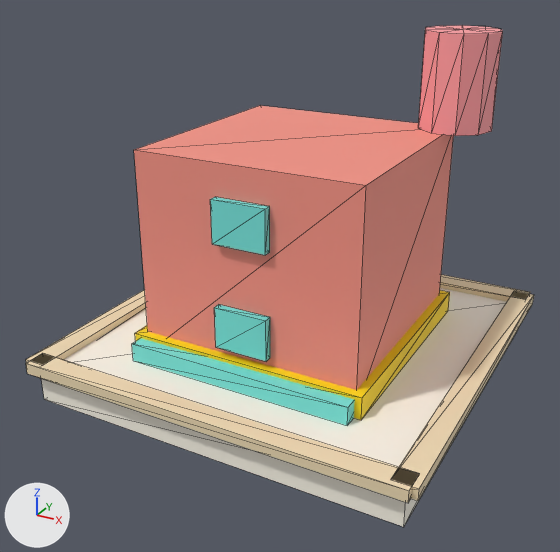
The glTF model public/models/city.studio.glb as it was, and as the next commit left it.
Camera for both pictures: a 50 mm lens placed at (1.77, -3.46, 2.24), pointed at (-0.04, -0.17, 0.6). The lights are fixed; the arrows at lower left show +X, +Y and +Z. The older version comes first. Mesh edges are drawn as thin lines.

Names of what the first picture shows: 'city.studio'.
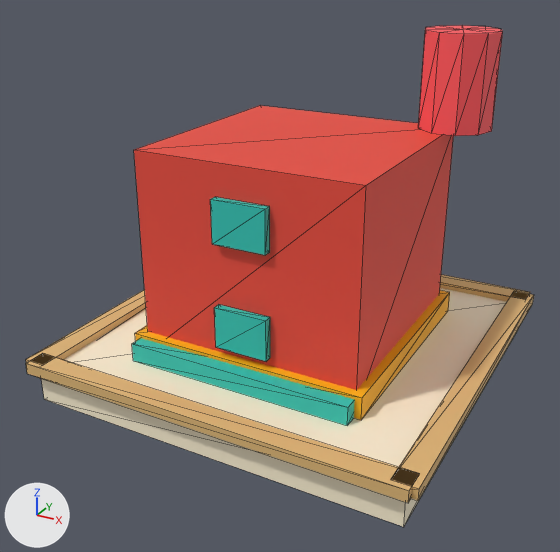
Edits to the scene script, one JSON object a line:
```json
{"op": "set", "path": "mat_ringedge.base_color", "old": "(0.878, 0.722, 0.471)", "new": "(0.745, 0.479, 0.188)", "note": "beige #f1ddb7 -> beige #e0b878"}
{"op": "set", "path": "mat_groupred.base_color", "old": "(0.914, 0.294, 0.235)", "new": "(0.815, 0.0704, 0.0452)", "note": "pink #f59485 -> red #e94b3c"}
{"op": "set", "path": "mat_accentsecondary.base_color", "old": "(1.0, 0.706, 0.0)", "new": "(1.0, 0.456, 0.0)", "note": "yellow #ffdb00 -> yellow #ffb400"}
{"op": "set", "path": "mat_accentcool.base_color", "old": "(0.18, 0.769, 0.714)", "new": "(0.0273, 0.552, 0.468)", "note": "cyan #76e3dc -> cyan #2ec4b6"}
{"op": "set", "path": "mat_accentprimary.base_color", "old": "(1.0, 0.353, 0.373)", "new": "(1.0, 0.102, 0.114)", "note": "pink #ffa0a4 -> red #ff5a5f"}
```

Changed parts and their boxes [x1, y1, x2, y2] in the pictures (560 x 552 px):
```json
{"object": "city.studio", "change": "recoloured", "before": [26, 25, 534, 527], "after": [26, 25, 534, 527]}
```
